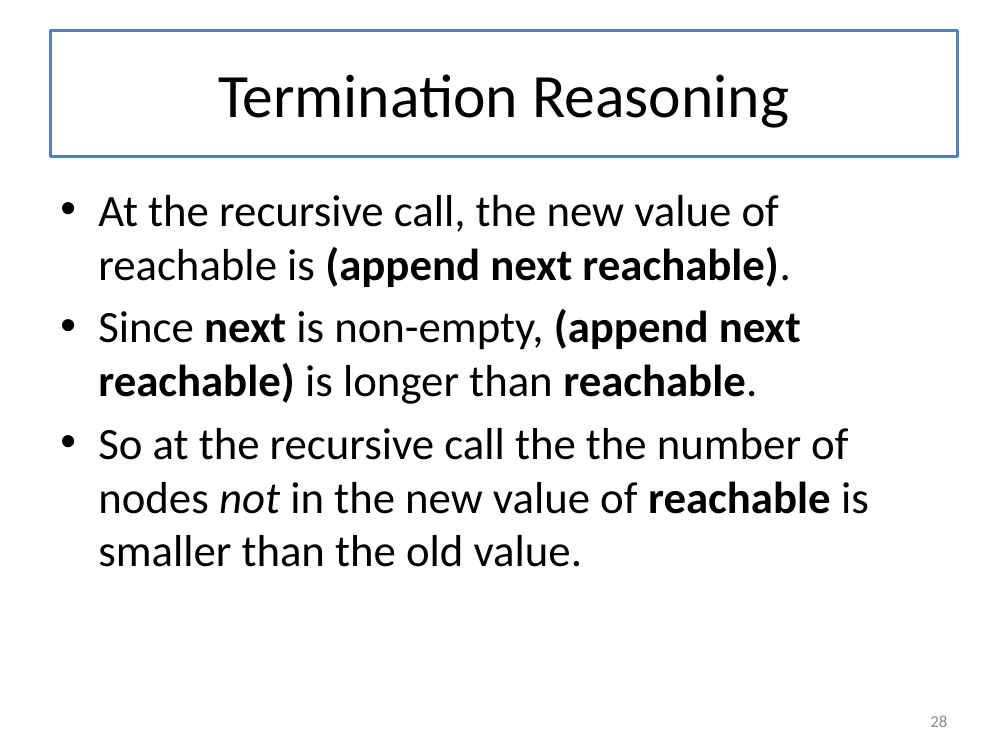
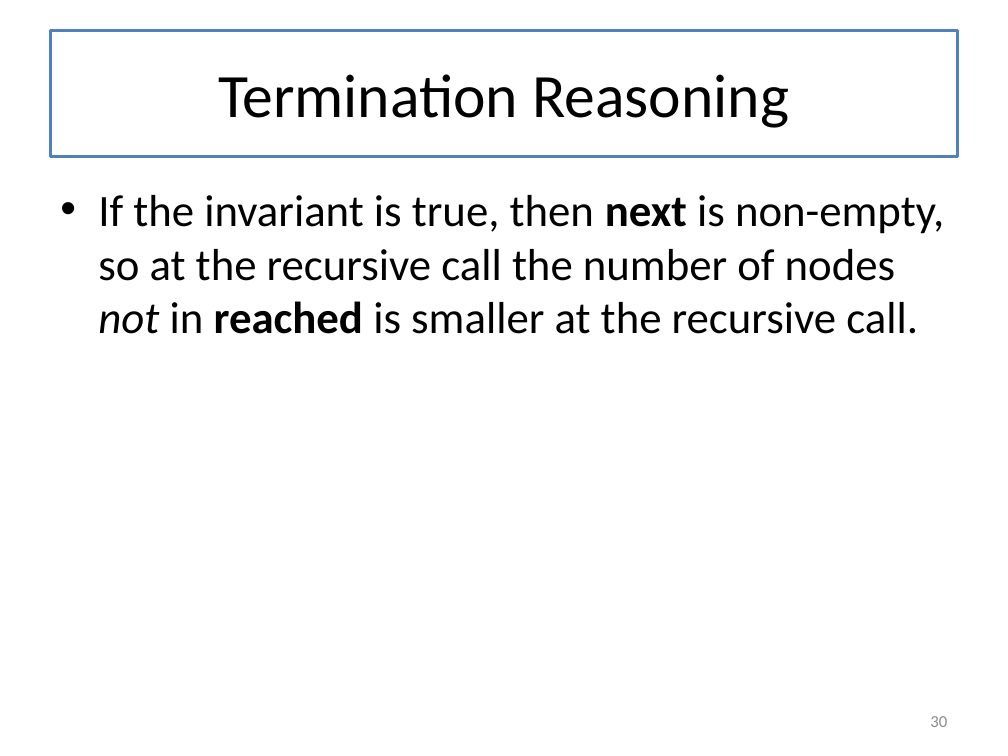
Before and after one commit to mwand/cs5010f16, a slide deck: slide 30 of Slides/Lesson 8.5 Searching in a Graph.pptx (slide 28 before the commit). Drawn at 1008x756 pixels with LibreOffice and Linux fonts; fonts in the diff are those of the drawing. Boxes give left, top, right and bottom in pixels: in the first picture for what was removed or moved away, otherwise in the second. Text is boxed around its words. In the diff, an @@ line names an element or a change of style, - is before the commit and + after.

```diff
--- a/Slides/Lesson 8.5 Searching in a Graph.pptx
+++ b/Slides/Lesson 8.5 Searching in a Graph.pptx
@@ text at <box>98,195,944,334</box>: text changed @@
-• At the recursive call, the new value of reachable is (append next reachable).
-• Since next is non-empty, (append next reachable) is longer than reachable.
-• So at the recursive call the the number of nodes not in the new value of reachable is smaller than the old value.
+• If the invariant is true, then next is non-empty, so at the recursive call the number of nodes not in reached is smaller at the recursive call.
@@ page number at <box>930,716,947,727</box>: text changed @@
-28
+30
```
Also in this commit, not shown: 11 other slides changed, 5 slides added, 1 slide removed, 7 other files.
